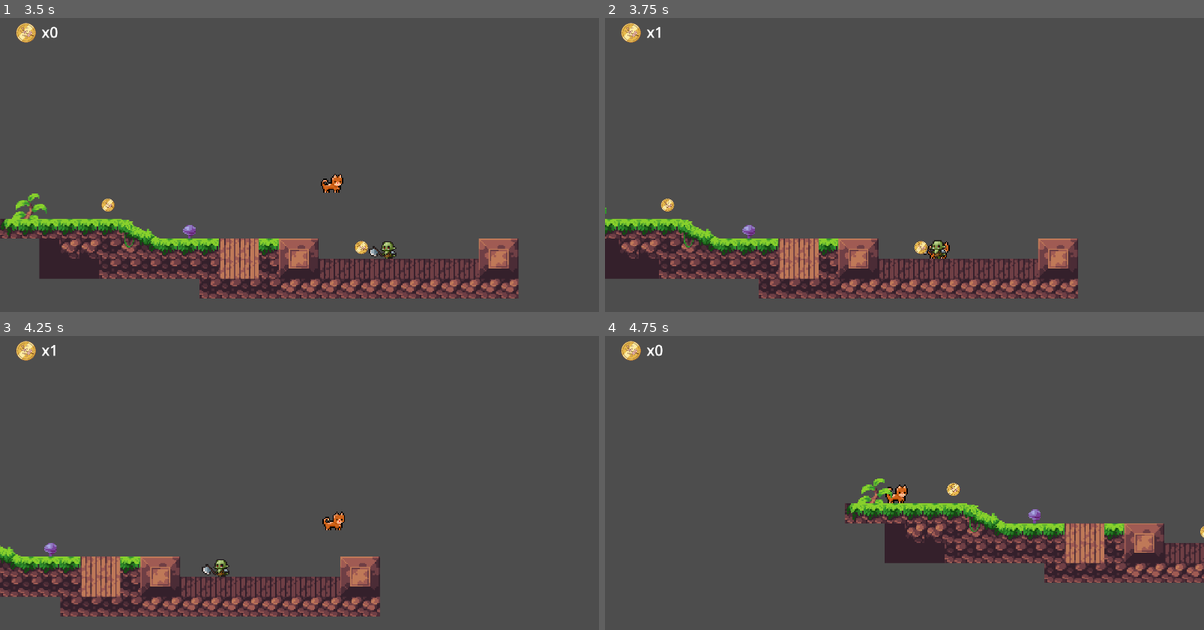
Above: before the commit, frames 1-4 (two rows, left to right).
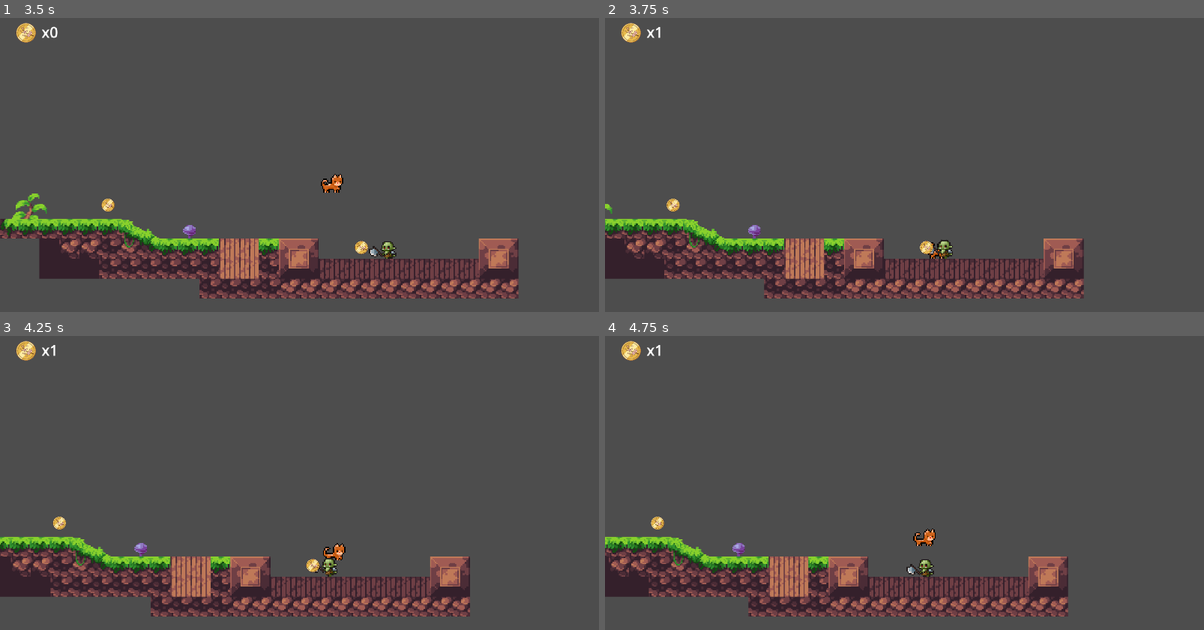
Above: after the commit, the same moments.

Repository: ionutincau/cats
Game: Godot game, scene res://scenes/game.tscn
Two runs of this game, one before a commit and one after it. Both use one fixed random seed, a clock stepped at 60 frames per second and the inputs below.
Inputs:
- Up to frame 1 (3.5 s): tap Enter (ui_accept) at 0.5, 0.77, 1.52, 3.02 s; hold Right (ui_right) 0.53-2.03 s; hold Left (ui_left) 2.03-2.78 s; hold Right (ui_right) from 2.78 s (still down)
- Up to frame 2 (3.75 s): keep holding Right (ui_right)
- Up to frame 3 (4.25 s): keep holding Right (ui_right); tap Enter (ui_accept) at 3.77 s
- Up to frame 4 (4.75 s): release Right (ui_right) at 4.28 s; hold Left (ui_left) from 4.28 s (still down); tap Enter (ui_accept) at 4.52 s

Frame 1 is identical in both runs. In frame 2, 8.2% of the frame differs, in the area x 0-80%, y 61-96%; in frame 3, 13%; in frame 4, 24%, in the area x 0-100%, y 2-96%.

Commit message:
killzone slow motion

Diff:
--- a/scenes/game.tscn
+++ b/scenes/game.tscn
@@ -23,9 +23,9 @@
 9:0/0 = 0
 9:0/0/physics_layer_0/polygon_0/points = PackedVector2Array(-8, -8, 8, -8, 8, 8, -8, 8)
 10:0/0 = 0
-10:0/0/physics_layer_0/polygon_0/points = PackedVector2Array(-8, -8, -0.629505, -6.47491, 4.04682, -4.49647, 8, -0.179857, 8, 8, -8, 8)
+10:0/0/physics_layer_0/polygon_0/points = PackedVector2Array(-8, -8, 8, 0.198192, 8, 8, -8, 8)
 11:0/0 = 0
-11:0/0/physics_layer_0/polygon_0/points = PackedVector2Array(-8, -0.359716, 1.70866, 0.179859, 8, 8, -8, 8)
+11:0/0/physics_layer_0/polygon_0/points = PackedVector2Array(-8, 0.0990963, 8, 8, -8, 8)
 13:0/0 = 0
 14:0/0 = 0
 15:0/0 = 0
--- a/scenes/killzone.tscn
+++ b/scenes/killzone.tscn
@@ -8,6 +8,7 @@
 script = ExtResource("1_xlapc")
 
 [node name="Timer" type="Timer" parent="."]
+wait_time = 0.2
 one_shot = true
 
 [node name="GameOverSound" type="AudioStreamPlayer2D" parent="."]
--- a/scripts/killzone.gd
+++ b/scripts/killzone.gd
@@ -6,6 +6,8 @@
 func _on_body_entered(_body: Node2D) -> void:
 	timer.start()
 	game_over_sound.play()
+	Engine.time_scale = 0.1
 
 func _on_timer_timeout() -> void:
 	get_tree().reload_current_scene()
+	Engine.time_scale = 1
Not shown, changed: README.md
